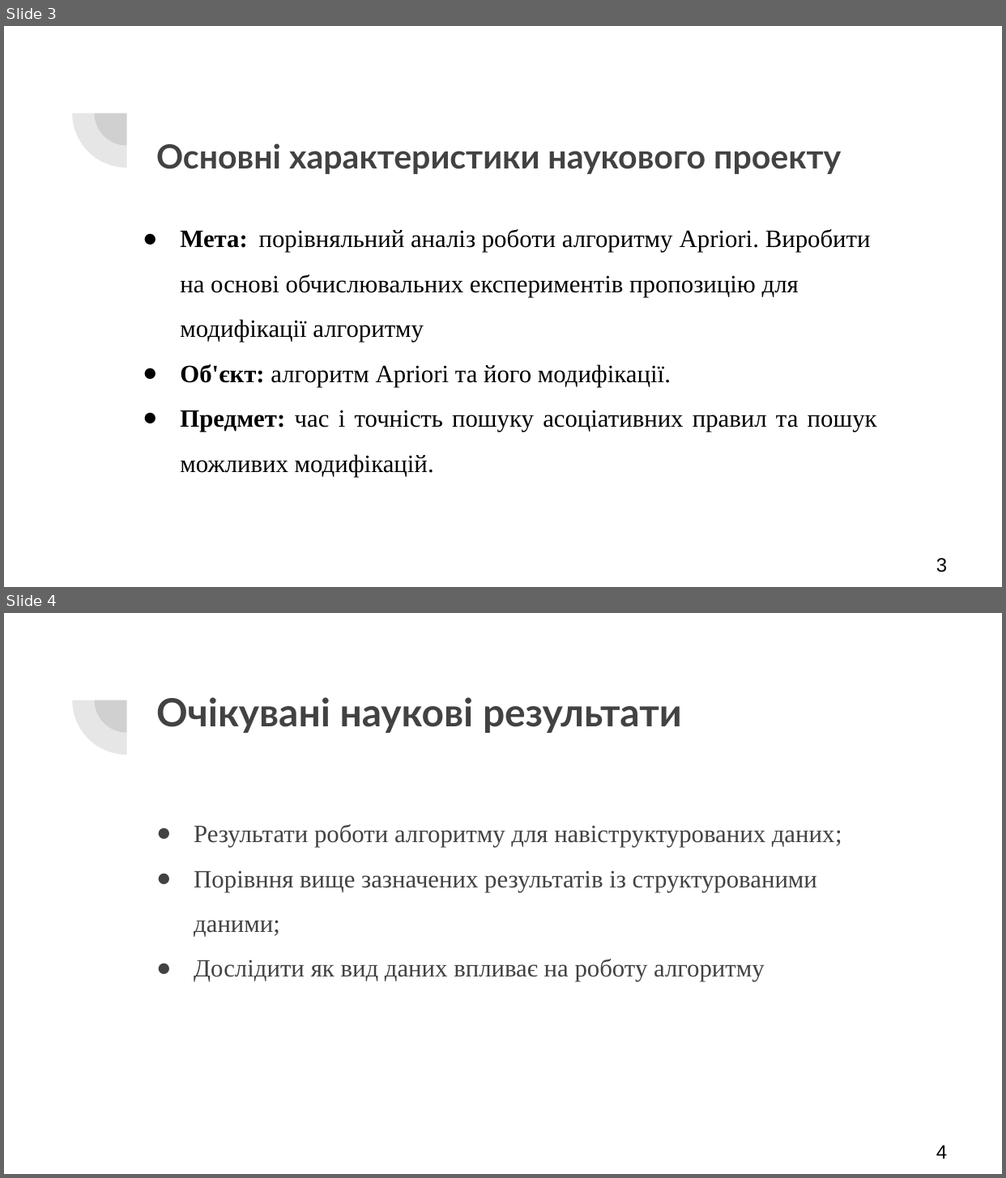
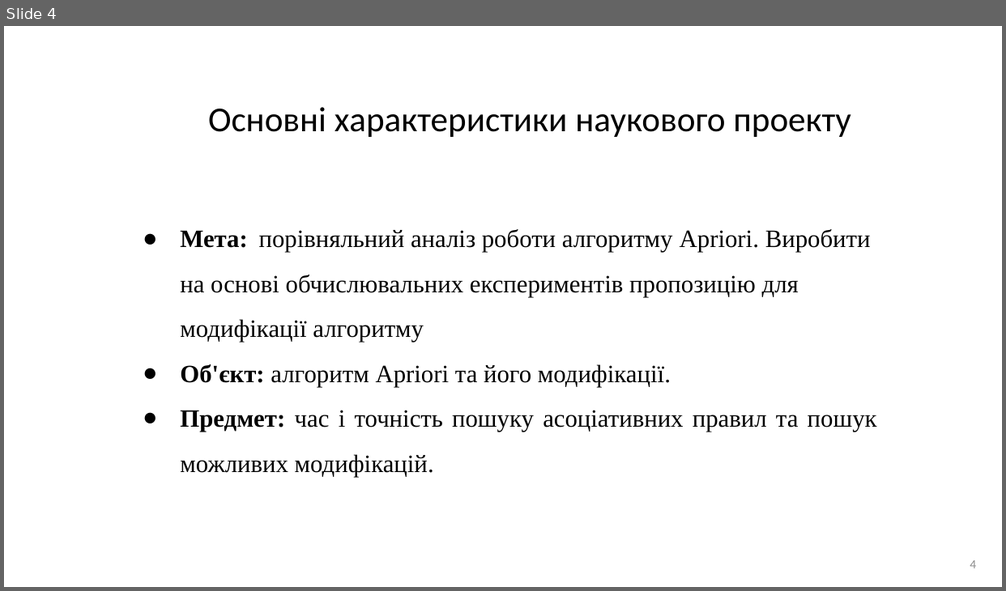
Before and after one commit to AndriiHavryliuk1/master2, a slide deck: docs/Дослідження_роботи_алгоритму_apriori.pptx. Shown one above the other, each under a label of ours: slides 3 and 4 before the commit, slide 4 after it. The pictures are 1006x1178 and 1006x591 pixels, drawn with LibreOffice and Linux fonts; fonts in the diff are those of the drawing. Boxes give left, top, right and bottom in pixels: in the first picture for what was removed or moved away, otherwise in the second. Text is boxed around its words. In the diff, an @@ line names an element or a change of style, - is before the commit and + after.

```diff
--- a/docs/Дослідження_роботи_алгоритму_apriori.pptx
+++ b/docs/Дослідження_роботи_алгоритму_apriori.pptx
@@ slide 4 removed at (4, 613, 1002, 1174), background #FFFFFF; not listed: 2 template elements that a slide beside it also shows @@
@@ title removed at (156, 697, 682, 733) @@
-Очікувані наукові результати
@@ text removed at (194, 824, 842, 982) @@
-● Результати роботи алгоритму для навіструктурованих даних;
-● Порівння вище зазначених результатів із структурованими даними;
-● Дослідити як вид даних впливає на роботу алгоритму
@@ page number removed at (936, 1145, 947, 1159) @@
-4
@@ what was slide 3 is now slide 4 @@
@@ slide 4 changed as well @@
@@ pie slice (boxed as its full ellipse) removed at (72, 59, 181, 168) @@
@@ pie slice (boxed as its full ellipse) removed at (95, 81, 160, 146) @@
@@ title "Основні характеристики наукового проекту" at (208, 107, 850, 137): size 24 to 25.2 pt, font Lato to Calibri, text colour #424242 to #000000, bold off; alignment left to centre; line spacing 1.5 to 0.9; vertical alignment middle to top @@
@@ page number at (970, 561, 976, 569): text changed; size 14 to 9 pt; font Arial to Calibri; text colour #000000 to #8C8C8C @@
-3
+4
```
Also in this commit, not shown: 9 other slides changed, 2 slides added.
